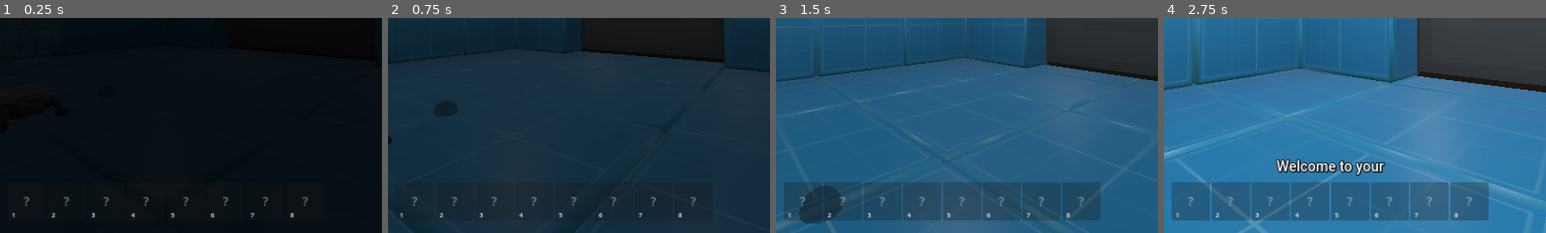
Above: before the commit, frames 1-4 (left to right).
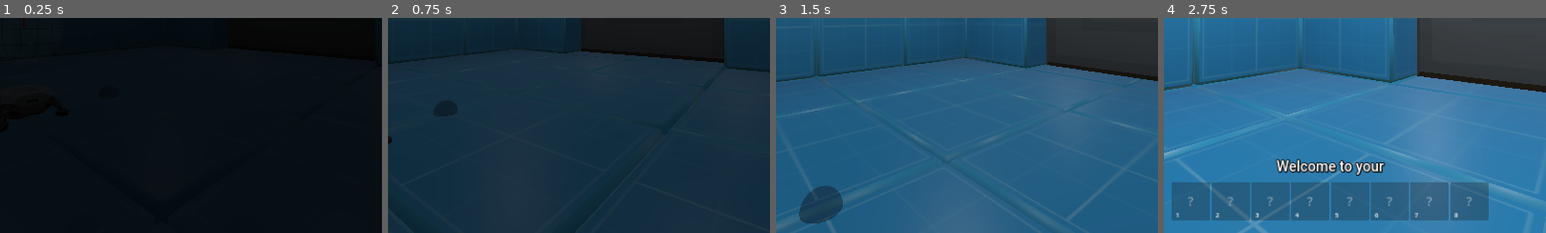
Above: after the commit, the same moments.

Repository: tdejong00/qugame
Game: Godot game, scene res://scenes/levels/level1/level1.tscn
Two runs of this game, one before a commit and one after it. Both use one fixed random seed, a clock stepped at 60 frames per second and the inputs below. This scene is started directly instead of the project's main scene.
Inputs (mouse positions are % of the whole screen's width and height, from its top left):
- Up to frame 1 (0.25 s): no input
- Up to frame 2 (0.75 s): tap Enter (ui_accept) at 0.5 s; move the mouse to (55, 50) at 0.52 s; hold W (move_up) from 0.53 s (still down); tap F (interact) at 0.6 s
- Up to frame 3 (1.5 s): keep holding W (move_up); tap Space (jump) at 0.77 s; move the mouse to (45, 50) at 1.27 s; tap Shift (sprint) at 1.35 s
- Up to frame 4 (2.75 s): keep holding W (move_up); tap Space (jump) at 1.52 s; move the mouse to (52, 48) at 2.02 s; tap F (interact) at 2.1 s
The pictures show only the part of the screen within x 28-78%, y 50-100%; the shares and areas given below are measured in that part.

The runs differ from the first frame. In frame 1, 0.4% of the frame differs, in the area x 3-81%, y 83-93%; in frame 2, 0.4%; in frame 3, 13%, in the area x 2-85%, y 76-95%; in frame 4, nothing differs.

Commit message:
Improve tutorial

Diff:
--- a/scenes/levels/level1/level_1.gd
+++ b/scenes/levels/level1/level_1.gd
@@ -5,7 +5,9 @@
 @onready var _quantum_gate_slot: QuantumGateSlot = $Objects/Circuit/InputQubit/QuantumGateSlot
 
 func _ready() -> void:
+    SignalBus.hide_hotbar.emit()
     await get_tree().create_timer(LEVEL_DELAY).timeout
+    SignalBus.show_hotbar.emit()
     LevelRestrictions.reset()
 
     await display("Welcome to your first puzzle!")
--- a/scenes/levels/tutorial/tutorial.gd
+++ b/scenes/levels/tutorial/tutorial.gd
@@ -9,7 +9,6 @@
 
 func _ready() -> void:
     SignalBus.hide_hotbar.emit()
-    SignalBus.circuit_changed.connect(_on_circuit_changed)
     await get_tree().create_timer(LEVEL_DELAY).timeout
 
     await display("Welcome, to the world of quantum computing!")
@@ -21,7 +20,7 @@
     _input_qubit.set_state(Qubit.BasisState.ONE)
     await display("...or in state 1 (down).")
     _input_qubit.set_state(Qubit.BasisState.ZERO)
-    await display("This visualization of a qubit's state is called a Bloch Sphere.")
+    await display("This visualization of a qubit's state is called a Bloch sphere.")
     await display("Here's where qubits get interesting; they can be in superposition!")
     _input_qubit.set_state(Qubit.BasisState.PLUS_REAL)
     await display("In superposition, the qubit is \"in both states at the same time\" until we measure it.")
@@ -32,32 +31,44 @@
     SignalBus.restrictions_updated.emit()
     SignalBus.show_hotbar.emit()
     await display("Let’s start with the simplest gate: the Identity gate.")
-    await display("The Identity gate does... nothing! It leaves the qubit in its current state.")
+    await display("The Identity gate does... nothing!")
     await display("Apply the Identity gate to the input qubit.", true)
 
-    # Wait for player to apply gate
+    # Wait for player to apply I gate
     _quantum_gate_slot.visible = true
     _quantum_gate_slot.active = true
     while not _input_qubit.next_slot.quantum_gate:
         await SignalBus.circuit_changed
+    _quantum_gate_slot.active = false
 
+    await display("Great! The Identity gate leaves the qubit in its current state.")
+    await display("Let's move on to a more useful gate: the Pauli-X gate.")
+    await display("Apply the Pauli-X gate to the input qubit.", true)
+
+    # Wait for player to apply X gate
+    LevelRestrictions.allow_gate(QuantumGate.Type.PAULI_X)
+    SignalBus.restrictions_updated.emit()
+    var expected = Qubit.from_basis_state(Qubit.BasisState.ONE)
+    _quantum_gate_slot.active = true
+    while not _input_qubit.evaluate().equals(expected):
+        await SignalBus.circuit_changed
+    _quantum_gate_slot.active = false
+
+    await display("Great! You’ve flipped the qubit's state.")
     _goal_qubit.visible = true
-    _quantum_gate_slot.active = false
-    _input_qubit.active = false
-    await display("Great! Now try to match the qubit state displayed by the bigger, golden Bloch sphere.", true)
+    await display("Take a look at the bigger, golden Bloch sphere.")
+    await display("Match the state of the golden Bloch sphere.", true)
 
     # Wait for player to match state
-    _door.active = true
-    _quantum_gate_slot.active = true
-    _input_qubit.active = true
-    await _door.door_opened
+    LevelRestrictions.size_limit = 2
+    SignalBus.restrictions_updated.emit()
+    _quantum_gate_slot.clear()
+    _quantum_gate_slot.set_gate(QuantumGate.Type.PAULI_X)
+    while not _input_qubit.evaluate().equals(_goal_qubit):
+        await SignalBus.circuit_changed
+    _quantum_gate_slot.next_slot.active = false
+    _door.open()
 
-    await display("This conludes the tutorial! Continue through the door that opened just now. Good luck!")
-
-
-## Evaluates the circuit and opens the door if it matches the goal state.
-func _on_circuit_changed() -> void:
-    if not _door.is_open and _input_qubit.evaluate().equals(_goal_qubit):
-        _door.open()
-    else:
-        _door.close()
+    await display("This conludes the tutorial!")
+    await display("Continue through the door that opened just now.")
+    await display("Good luck!")
--- a/scenes/levels/tutorial/tutorial.tscn
+++ b/scenes/levels/tutorial/tutorial.tscn
@@ -52,7 +52,6 @@
 transform = Transform3D(1.5, 0, 0, 0, 1.5, 0, 0, 0, 1.5, -10, 0.5, -4)
 visible = false
 is_gold = true
-initial_state = 1
 
 [node name="InputQubit" parent="Objects/Circuit" node_paths=PackedStringArray("next_slot") instance=ExtResource("3_gy2aj")]
 transform = Transform3D(1, 0, 0, 0, 1, 0, 0, 0, 1, -12, 0.5, 0)
--- a/scenes/objects/door/door.gd
+++ b/scenes/objects/door/door.gd
@@ -6,7 +6,7 @@
 signal door_closed
 
 ## Whether the door can be opened.
-@export var active: bool = false
+@export var active: bool = true
 
 ## Whether the door is open or closed.
 var is_open: bool = false
@@ -25,7 +25,7 @@
 
 ## Closes the door.
 func close():
-    _animation_player.stop()
-    _animation_player.seek(0.0)
     door_closed.emit()
+    _animation_player.play_backwards("open")
+    await _animation_player.animation_finished
     is_open = false
Not shown: 1 places in scenes/levels/tutorial/tutorial.tscn that only renumber resources
